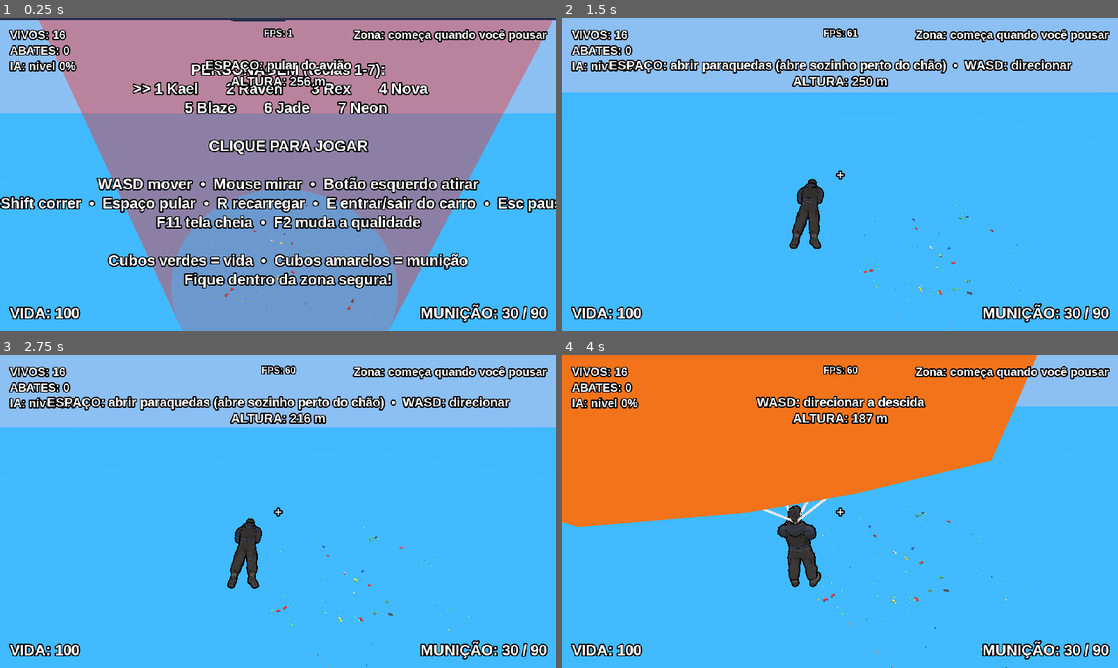
Above: before the commit, frames 1-4 (two rows, left to right).
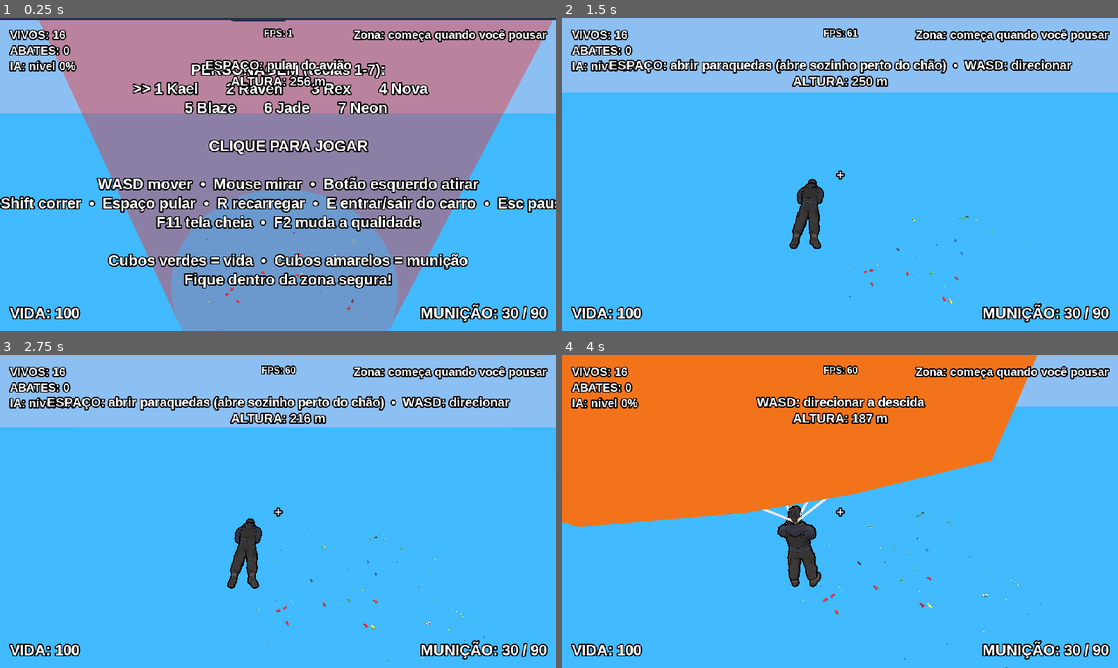
Above: after the commit, the same moments.

Repository: gueliu7-source/Last-Zone
Game: Godot game, scene res://main.tscn
Same seed, same stepped clock (60 frames per second), same inputs: the game is played once before the commit and once after it.
Inputs (mouse positions are in pixels of both pictures, inside the frame that each line leads up to):
- Up to frame 1 (0.25 s): no input
- Up to frame 2 (1.5 s): tap Enter at 0.5 s; move the mouse to (962, 158) at 0.52 s; hold D 0.53-1.28 s; hold R 0.53-1.28 s; click (962, 158) at 0.67 s; tap Space at 0.77 s; move the mouse to (812, 174) at 1.27 s; hold W from 1.28 s (still down); tap 1 at 1.35 s
- Up to frame 3 (2.75 s): keep holding W; tap Space at 1.52 s; move the mouse to (289, 505) at 2.02 s; tap 9 at 2.1 s
- Up to frame 4 (4 s): keep holding W; move the mouse to (834, 517) at 2.77 s; tap E at 2.85 s; click (834, 517) at 2.92 s; tap Space at 3.02, 3.77 s; move the mouse to (878, 514) at 3.52 s; hold Shift from 3.53 s (still down)

The runs differ from the first frame. In frame 1, less than 0.1% of the frame differs, in the area x 35-67%, y 59-100%; in frame 2, 0.1%; in frame 3, 0.1%; in frame 4, 0.2%, in the area x 43-87%, y 47-100%.

Commit message:
Predios e casas texturizados

Diff:
--- a/character.gd
+++ b/character.gd
@@ -93,6 +93,8 @@
     for e in outlines:
         e[0].next_pass = e[1] if l == 0 else null
     if anim != null and current != "death":
+        if l >= 2:
+            anim.advance(0.03)      # aplica a pose atual antes de pausar (senão fica em T)
         anim.playback_active = (l < 2)
 
 
--- a/main.gd
+++ b/main.gd
@@ -173,6 +173,10 @@
             root = res.instance()
     if root != null:
         add_child(root)
+        # textura dos prédios: vem embutida no island.glb (atlas); o material do jogo usa ela × cor do vértice
+        var atlas_tex = _find_atlas(root)
+        if atlas_tex != null:
+            island_mat.albedo_texture = atlas_tex
         _style_island(root, island_mat, grass_mat)
     else:
         # Sem o arquivo da ilha: chão plano de emergência
@@ -216,6 +220,18 @@
         wc.translation = w
         edge.add_child(wc)
     add_child(edge)
+
+
+func _find_atlas(node: Node):
+    if node is MeshInstance and node.mesh != null and node.mesh.get_surface_count() > 0:
+        var mt = node.mesh.surface_get_material(0)
+        if mt != null and mt is SpatialMaterial and mt.albedo_texture != null:
+            return mt.albedo_texture
+    for c in node.get_children():
+        var r = _find_atlas(c)
+        if r != null:
+            return r
+    return null
 
 
 func _style_island(node: Node, mat: Material, gmat: Material) -> void:
--- a/map_data.gd
+++ b/map_data.gd
@@ -17,21 +17,18 @@
 # centro x,y,z · tamanho x,y,z · giro em Y (rad)
 const BOXES = [
     [-57.42, 10.79, -3.19, 10.43, 18.63, 10.2, 3.14],
-    [-63, 6.92, 21.4, 8.88, 10.72, 13, 0],
-    [-53, 6.57, 20.49, 7.52, 9.54, 13, 0],
-    [-34.36, 12.33, -27.61, 12.18, 21.37, 11.91, 1.57],
-    [-39, 6.68, -3.4, 7.84, 9.77, 13, 0],
-    [-29, 6.49, -3.47, 8.37, 9.38, 13, 0],
-    [-33.45, 10.23, 20.92, 7.35, 16.86, 8.11, 4.71],
-    [-39, 6.44, 45.34, 7.54, 9.29, 13, 0],
-    [-29, 6.01, 45.17, 8.88, 8.43, 13, 0],
-    [-9.79, 9.4, -27.29, 6.58, 15.21, 7.25, 4.71],
-    [-10.32, 14.09, -3.66, 12.39, 24.58, 12.84, 0],
-    [-15, 6.63, 20.49, 8.73, 9.67, 13, 0],
-    [-5, 6.96, 19.53, 8.53, 10.32, 13, 0],
-    [-10.74, 11.88, 44.58, 11.43, 20.17, 11.18, 1.57],
-    [14.56, 10.83, -4.27, 10.06, 18.07, 9.84, 1.57],
-    [13.42, 11.39, 19.67, 10.78, 19.17, 10.55, 1.57],
+    [-57.97, 9.67, 20.65, 13.35, 15.95, 13.02, 0],
+    [-33.41, 12.27, -27.79, 12.1, 21.22, 11.83, 1.57],
+    [-34.48, 9.98, -3.6, 7.12, 16.36, 7.85, 1.57],
+    [-34.01, 11.13, 19.94, 10.64, 18.65, 10.4, 0],
+    [-34.81, 11.47, 44.81, 10.89, 19.34, 10.65, 1.57],
+    [-9.22, 11.58, -27.76, 8.56, 19.56, 9.44, 3.14],
+    [-15, 5.68, -3.48, 8.23, 7.76, 13, 0],
+    [-5, 7.1, -3.14, 8.46, 10.6, 13, 0],
+    [-9.74, 12.41, 19.64, 13.97, 21.22, 13.01, 0],
+    [-9.67, 10.39, 44.64, 9.67, 17.19, 9.45, 1.57],
+    [14.68, 11.06, -4.31, 8.02, 18.53, 8.84, 3.14],
+    [13.43, 7.51, 19.23, 13.1, 11.41, 12.3, 0],
     [78, 5.8, -86, 48, 4, 1, -0],
     [102, 5.8, -62, 48, 4, 1, -1.57],
     [63, 5.97, -38, 18, 4, 1, -0],
@@ -72,21 +69,21 @@
     [82, 5.04, 40, 6.1, 5.7, 2.5, 0],
     [36, 3.78, 60, 6.1, 3.1, 2.5, 0],
     [64, 4.6, 88, 4.32, 4.2, 4.32, 0.39],
-    [64.04, 3.3, 42.22, 1.5, 1.8, 1.5, 2.81],
-    [-106, 5.26, -23, 7.43, 7.91, 6.61, 0],
-    [-106, 4.94, -5, 7.05, 7.29, 7.75, 3.14],
-    [-78, 5.09, -23, 7.15, 7.57, 6.36, 0],
-    [-78, 4.92, -5, 7, 7.23, 7.7, 3.14],
-    [-100, 5.28, -36, 7.15, 7.95, 7.87, 1.57],
-    [-84, 5.3, 8, 7.75, 8.25, 6.89, 4.71],
-    [-114, 5.14, 0, 6.85, 7.68, 7.53, 3.14],
-    [-70, 5.18, -28, 7.78, 8.54, 6.92, 0],
-    [-114, 5.05, -28, 6.7, 7.48, 7.37, 0],
+    [-106, 4.99, -23, 7.07, 7.37, 7.78, 0],
+    [-106, 4.73, -5, 6.57, 6.85, 7.22, 3.14],
+    [-78, 5.25, -23, 6.98, 7.9, 7.55, 0],
+    [-78, 4.98, -5, 7.15, 7.37, 7.87, 3.14],
+    [-100, 5.13, -36, 6.86, 7.66, 7.55, 1.57],
+    [-84, 4.94, 8, 7.2, 7.55, 7.93, 4.71],
+    [-114, 5.33, 0, 7.26, 8.06, 7.98, 3.14],
+    [-70, 5.04, -28, 7.45, 8.23, 6.63, 0],
+    [-114, 5.58, -28, 7.6, 8.53, 6.76, 0],
     [-82, 5.53, -34, 9, 8.45, 14, 0],
     [-82, 8.62, -44, 2.6, 12.5, 2.6, 0],
     [-82, 16.57, -44, 5.4, 3.4, 5.4, 0],
     [-96, 2.9, -10, 1.7, 1.6, 1.7, 0],
     [-86, 2.9, -8, 1.7, 1.6, 1.7, 0],
+    [-110, 2.9, -12, 1.7, 1.6, 1.7, 0],
     [-33, 2.45, 98, 6.1, 3.1, 2.5, 0],
     [-24, 3.75, 98, 6.1, 5.7, 2.5, 0],
     [-15, 2.45, 98, 6.1, 3.1, 2.5, 0],
@@ -127,8 +124,10 @@
     [81, 2.91, 21, 4, 2, 0.3, -1.57],
     [81, 2.81, 25, 4, 2, 0.3, -1.57],
     [81, 2.76, 29, 4, 2, 0.3, -1.57],
-    [106.2, 3.12, 20.52, 1.7, 1.6, 1.7, 0],
-    [88.82, 3.14, 20.46, 1.7, 1.6, 1.7, 0],
+    [118.67, 2.65, 24.94, 1.7, 1.6, 1.7, 0],
+    [122.41, 2.32, 23.18, 1.7, 1.6, 1.7, 0],
+    [99.72, 3.25, 26.29, 1.7, 1.6, 1.7, 0],
+    [104.89, 3.11, 19.9, 1.7, 1.6, 1.7, 0],
     [0, 10.15, -98, 2.6, 10.5, 2.6, 0],
     [0, 17.1, -98, 5.4, 3.4, 5.4, 0],
     [5.73, 6, -96.23, 3.2, 1.1, 1, 0],
@@ -136,13 +135,14 @@
     [-5.73, 5.75, -99.77, 3.2, 1.1, 1, 3.14],
     [1.77, 5.75, -103.73, 3.2, 1.1, 1, 4.71],
     [-70, 7.15, -80, 7.5, 5.35, 6, 0.3],
-    [-42.2, 5.13, -104.48, 0.7, 6.42, 0.7, 0],
-    [-58.52, 5.28, -101.94, 0.7, 6.81, 0.7, 0],
-    [-96.57, 7.21, -60.36, 0.7, 6.43, 0.7, 0],
-    [-57.14, 9.27, -88.35, 0.7, 7.55, 0.7, 0],
-    [-66.8, 6.44, -95.14, 0.7, 5.35, 0.7, 0],
-    [-76.52, 6.16, -52.02, 0.7, 5.65, 0.7, 0],
-    [-61.45, 8.24, -88.76, 0.7, 5.8, 0.7, 0],
+    [-50.04, 7.66, -59.56, 0.7, 7.55, 0.7, 0],
+    [-78.69, 9.35, -77.71, 0.7, 7.88, 0.7, 0],
+    [-93.42, 6.68, -62.89, 0.7, 5.38, 0.7, 0],
+    [-80.97, 7.57, -54.74, 0.7, 7.79, 0.7, 0],
+    [-99.65, 7.87, -58.93, 0.7, 8.27, 0.7, 0],
+    [-65.18, 7.48, -64.7, 0.7, 5.59, 0.7, 0],
+    [-77.29, 6.89, -53.63, 0.7, 6.8, 0.7, 0],
+    [-46.93, 8.86, -88.78, 0.7, 5.41, 0.7, 0],
     [-46.77, 6.03, -50.21, 0.7, 5.88, 0.7, 0],
     [-44.86, 8.35, -72.09, 0.7, 5.92, 0.7, 0],
     [-93.29, 7.06, -58.11, 0.7, 6.04, 0.7, 0],
@@ -460,10 +460,7 @@
     [-53.58, 8.51, -91.23, 0.7, 6.6, 0.7, 0],
     [-36.92, 8.26, -64.27, 0.7, 6.71, 0.7, 0],
     [-60.45, 8.14, -84.18, 0.7, 5.17, 0.7, 0],
-    [-63.73, 7.23, -52.4, 0.7, 8.16, 0.7, 0],
-    [-64.49, 7.81, -69.26, 0.7, 5.34, 0.7, 0],
-    [-100.58, 6.42, -61.1, 0.7, 5.77, 0.7, 0],
-    [-84.39, 5.45, -91.87, 0.7, 6.25, 0.7, 0],
+    [-43.83, 6.24, 80.67, 0.7, 5.32, 0.7, 0],
     [-3.08, 6.54, 80.62, 0.7, 7.72, 0.7, 0],
     [-87.68, 6.21, 46.59, 0.7, 6.32, 0.7, 0],
     [-38.38, 7.91, 78.44, 0.7, 7.11, 0.7, 0],
@@ -707,56 +704,54 @@
     [-20.75, 7.9, -49.97, 0.7, 7.63, 0.7, 0],
     [-11.03, 11.58, -71.95, 0.7, 5.97, 0.7, 0],
     [124.73, 5.09, -2.68, 0.7, 6.2, 0.7, 0],
-    [21.11, 7.74, -99.1, 0.7, 6.09, 0.7, 0],
-    [-81.02, 5.01, 62.73, 0.7, 5.35, 0.7, 0],
-    [-131.92, 1.67, 20.41, 2.14, 1.75, 1.95, 0],
-    [116.88, 2.15, 48.77, 2.81, 2.3, 2.55, 0],
-    [-100.02, 1.45, -90.4, 2.05, 1.68, 1.87, 0],
-    [-124.39, 2.27, -45.22, 3, 2.45, 2.73, 0],
-    [-122.14, 1.46, -62.53, 2.19, 1.79, 1.99, 0],
-    [69.55, 1.74, 104.29, 1.99, 1.63, 1.81, 0],
-    [-15.88, 2.05, 117.04, 2.87, 2.35, 2.61, 0],
-    [120.34, 2.04, 39.33, 2.59, 2.12, 2.35, 0],
-    [92.27, 1.43, 92.56, 2.24, 1.83, 2.04, 0],
-    [-138.38, 1.51, 15.06, 2.41, 1.97, 2.19, 0],
-    [119.6, 1.49, -20.12, 1.5, 1.23, 1.37, 0],
-    [-139.58, 1.46, -21.11, 2.77, 2.26, 2.51, 0],
-    [-78.04, 1.59, -103.87, 2.97, 2.43, 2.7, 0],
-    [-117.68, 1.57, 45.59, 2.08, 1.7, 1.89, 0],
-    [108.03, 1.74, 64.6, 1.35, 1.11, 1.23, 0],
-    [59.1, 1.63, 109.11, 2.07, 1.69, 1.88, 0],
-    [86.73, 1.67, 94.74, 1.81, 1.48, 1.64, 0],
-    [70.15, 1.61, 105.45, 1.85, 1.52, 1.68, 0],
-    [-120.45, 1.96, 36.58, 3.04, 2.49, 2.77, 0],
-    [-58.56, 1.44, 91.38, 2, 1.64, 1.82, 0],
-    [-123.53, 1.75, -57.1, 2.54, 2.07, 2.3, 0],
-    [71.4, 1.51, 104.56, 1.54, 1.26, 1.4, 0],
-    [-51.16, 1.43, -108.48, 1.86, 1.52, 1.69, 0],
-    [-11.59, 1.83, -110.55, 2.66, 2.18, 2.42, 0],
-    [-65.96, 1.97, -104.47, 2.98, 2.44, 2.71, 0],
-    [88.37, 1.97, 92.76, 2.77, 2.27, 2.52, 0],
-    [-136.57, 1.82, -19.04, 2.91, 2.38, 2.64, 0],
-    [-70.55, 1.59, 80.73, 2.27, 1.85, 2.06, 0],
-    [43.77, 1.5, 120.68, 2.38, 1.95, 2.17, 0],
-    [55.19, 1.31, 116.73, 1.85, 1.51, 1.68, 0],
-    [-15.53, 1.8, -108.54, 2.9, 2.38, 2.64, 0],
-    [53.4, 1.7, 109.94, 1.98, 1.62, 1.8, 0],
-    [119.84, 2.06, -15.75, 2.69, 2.2, 2.45, 0],
-    [-69.87, 1.83, -102.61, 2.38, 1.95, 2.16, 0],
-    [112.22, 1.45, 68.05, 1.76, 1.44, 1.6, 0],
-    [-138.38, 1.63, 1.07, 2.66, 2.18, 2.42, 0],
-    [-90.37, 1.66, 70.12, 2.59, 2.12, 2.35, 0],
-    [129.81, 1.66, 26.94, 2.96, 2.42, 2.69, 0],
-    [-43.53, 1.53, -111.36, 3.01, 2.47, 2.74, 0],
-    [62.51, 1.52, -104.77, 1.52, 1.25, 1.38, 0],
-    [67.12, 1.81, 103.3, 1.51, 1.23, 1.37, 0],
-    [-125.55, 1.39, -59.49, 1.73, 1.41, 1.57, 0],
-    [121.48, 1.84, 36.98, 1.77, 1.45, 1.61, 0],
-    [-7.2, 2.05, 118.9, 2.86, 2.34, 2.6, 0],
-    [62.45, 1.59, 110.04, 2.45, 2, 2.22, 0],
-    [54.38, 1.77, 110.53, 2.44, 1.99, 2.22, 0],
-    [126.52, 1.57, 31.71, 2.25, 1.84, 2.04, 0],
-    [126.37, 1.66, 30.5, 2.58, 2.11, 2.34, 0],
+    [125.46, 1.42, 41.97, 1.68, 1.37, 1.52, 0],
+    [49.66, 1.83, 113.26, 2.96, 2.42, 2.69, 0],
+    [-122.28, 1.69, 45.66, 3, 2.46, 2.73, 0],
+    [-58.81, 1.87, 86.31, 2.94, 2.41, 2.67, 0],
+    [-44.46, 1.72, 96.6, 1.85, 1.52, 1.68, 0],
+    [-84.9, 1.55, -97.23, 1.58, 1.29, 1.43, 0],
+    [-116.97, 1.55, 52.02, 2.57, 2.1, 2.34, 0],
+    [-115.68, 1.32, -71.77, 1.34, 1.1, 1.22, 0],
+    [-129.87, 1.56, 38.64, 2.83, 2.31, 2.57, 0],
+    [2.99, 1.59, 127.47, 1.39, 1.13, 1.26, 0],
+    [-24.84, 1.83, -106.61, 1.58, 1.29, 1.44, 0],
+    [-131.17, 1.75, -39.33, 2.66, 2.17, 2.41, 0],
+    [120.79, 1.9, 39.07, 2.05, 1.68, 1.86, 0],
+    [-134.65, 1.8, -13.62, 1.6, 1.31, 1.45, 0],
+    [-137.35, 1.68, -2.39, 2.46, 2.01, 2.24, 0],
+    [58.73, 1.32, -111.83, 2.17, 1.78, 1.97, 0],
+    [-86.96, 1.44, -96.74, 1.38, 1.13, 1.25, 0],
+    [20.61, 1.54, 126.58, 2.53, 2.07, 2.3, 0],
+    [-11.61, 1.83, -109.27, 1.94, 1.58, 1.76, 0],
+    [4.86, 2.04, 124.49, 3.06, 2.51, 2.78, 0],
+    [57.07, 1.34, -108.99, 1.55, 1.27, 1.41, 0],
+    [-129.89, 1.47, 33.99, 2.06, 1.68, 1.87, 0],
+    [-110.79, 1.65, 48.25, 1.59, 1.3, 1.45, 0],
+    [120.95, 1.54, -17.16, 1.59, 1.3, 1.44, 0],
+    [124.76, 1.48, 48.4, 2.17, 1.78, 1.97, 0],
+    [-137.49, 1.4, 16.28, 1.69, 1.39, 1.54, 0],
+    [126.23, 1.44, -18.33, 2.08, 1.7, 1.89, 0],
+    [-93.69, 1.69, 67.5, 2.75, 2.25, 2.5, 0],
+    [-103.41, 1.99, 55.65, 3.05, 2.5, 2.77, 0],
+    [-132.64, 1.53, 34.01, 2.74, 2.24, 2.49, 0],
+    [63.31, 1.54, -110.57, 2.96, 2.42, 2.69, 0],
+    [12.75, 1.94, -109.59, 3.06, 2.5, 2.78, 0],
+    [-134.21, 1.84, -12.72, 1.52, 1.24, 1.38, 0],
+    [116.1, 1.33, 64.99, 1.81, 1.48, 1.65, 0],
+    [117.41, 1.6, -28.35, 2.14, 1.75, 1.94, 0],
+    [-25.17, 1.87, 115.83, 2.06, 1.68, 1.87, 0],
+    [-82.08, 2.02, -99.31, 2.61, 2.14, 2.38, 0],
+    [-56.78, 1.55, 87.87, 1.64, 1.34, 1.49, 0],
+    [-58.61, 1.36, -108.29, 1.66, 1.36, 1.51, 0],
+    [22.56, 1.34, 129.04, 2.42, 1.98, 2.2, 0],
+    [-134.01, 1.8, 6.04, 1.69, 1.39, 1.54, 0],
+    [-48.2, 1.91, 92.84, 2.34, 1.91, 2.13, 0],
+    [123.23, 1.97, -12.2, 2.22, 1.81, 2.01, 0],
+    [-133.49, 1.49, -36.56, 2.24, 1.83, 2.04, 0],
+    [48.01, 1.85, 111.65, 2.58, 2.11, 2.35, 0],
+    [51.49, 1.65, -109.23, 2.73, 2.23, 2.48, 0],
+    [-44.35, 1.74, 98.12, 1.94, 1.59, 1.76, 0],
+    [44.36, 1.48, -107.97, 1.39, 1.13, 1.26, 0],
     [-11.72, 1.77, 115.49, 1.62, 1.33, 1.47, 0],
     [-130.01, 1.92, 19.24, 2.46, 2.02, 2.24, 0],
     [100.01, 1.82, 80.14, 2.39, 1.96, 2.18, 0],
@@ -780,42 +775,22 @@
     [127.32, 1.45, -14.75, 2.14, 1.75, 1.94, 0],
     [127.96, 1.56, 35.23, 2.71, 2.21, 2.46, 0],
     [44.48, 1.56, -107.81, 1.69, 1.38, 1.53, 0],
-    [-131.75, 1.61, 28.74, 2.55, 2.09, 2.32, 0],
-    [62.06, 1.3, 113.49, 1.6, 1.31, 1.45, 0],
-    [34.4, 1.69, -110.8, 2.62, 2.14, 2.38, 0],
-    [5.67, 1.99, 125.99, 2.89, 2.37, 2.63, 0],
-    [109.76, 1.83, 63.58, 1.83, 1.5, 1.66, 0],
-    [-133.35, 1.94, -18.84, 1.93, 1.58, 1.75, 0],
-    [-94.39, 1.93, -87.99, 1.88, 1.54, 1.71, 0],
-    [24.3, 1.47, 122.55, 1.63, 1.33, 1.48, 0],
-    [9.86, 1.56, 126.07, 1.62, 1.32, 1.47, 0],
-    [4.7, 1.76, 127.12, 2.13, 1.74, 1.94, 0],
-    [104.36, 1.78, 70.39, 1.48, 1.21, 1.34, 0],
-    [4.37, 2.05, 125.48, 3.08, 2.52, 2.8, 0],
-    [49.1, 1.39, -110.01, 1.62, 1.33, 1.48, 0],
-    [38.83, 1.88, -106.27, 1.62, 1.32, 1.47, 0],
-    [-140.07, 1.45, -4.89, 2.3, 1.88, 2.09, 0],
-    [123.71, 1.35, -32.28, 2.06, 1.68, 1.87, 0],
-    [7.65, 2, 119.89, 2.74, 2.24, 2.49, 0],
 ]
 
 const LOOT = [
     Vector3(-57.42, 3.28, -11),
-    Vector3(-63, 3.35, 30.4),
-    Vector3(-53, 3.4, 11.49),
-    Vector3(-25.66, 3.4, -27.61),
-    Vector3(-39, 3.4, 5.6),
-    Vector3(-29, 3.4, -12.47),
-    Vector3(-40.17, 3.4, 20.92),
-    Vector3(-39, 3.4, 36.34),
-    Vector3(-29, 3.66, 54.17),
-    Vector3(-16.06, 3.4, -27.29),
-    Vector3(-10.32, 3.4, 5.26),
-    Vector3(-15, 3.4, 29.49),
-    Vector3(-5, 3.4, 10.53),
-    Vector3(-2.42, 3.47, 44.58),
-    Vector3(22.19, 3.97, -4.27),
-    Vector3(21.41, 3.92, 19.67),
+    Vector3(-57.97, 3.4, 11.64),
+    Vector3(-24.74, 3.4, -27.79),
+    Vector3(-27.89, 3.4, -3.6),
+    Vector3(-34.01, 3.4, 27.86),
+    Vector3(-26.76, 3.4, 44.81),
+    Vector3(-9.22, 3.51, -35.17),
+    Vector3(-15, 3.4, 5.52),
+    Vector3(-5, 3.4, 5.86),
+    Vector3(-9.74, 3.4, 10.64),
+    Vector3(-2.25, 3.47, 44.64),
+    Vector3(14.68, 3.47, -11.42),
+    Vector3(13.43, 3.4, 10.58),
     Vector3(68, 5.2, -62),
     Vector3(92, 5.2, -68),
     Vector3(92, 5.2, -54),
@@ -823,15 +798,15 @@
     Vector3(62.86, 3.3, 52),
     Vector3(76, 3.3, 43.38),
     Vector3(45.14, 3.3, 78),
-    Vector3(-106, 2.9, -17.06),
-    Vector3(-106, 2.9, -11.54),
-    Vector3(-78, 2.9, -17.19),
-    Vector3(-78, 2.9, -11.51),
-    Vector3(-93.4, 2.9, -36),
-    Vector3(-90.09, 2.9, 8),
-    Vector3(-114, 2.9, -6.42),
-    Vector3(-70, 2.88, -21.9),
-    Vector3(-114, 2.9, -21.66),
+    Vector3(-106, 2.9, -16.45),
+    Vector3(-106, 2.9, -11.26),
+    Vector3(-78, 2.9, -16.57),
+    Vector3(-78, 2.9, -11.6),
+    Vector3(-93.57, 2.9, -36),
+    Vector3(-90.63, 2.9, 8),
+    Vector3(-114, 2.9, -6.66),
+    Vector3(-70, 2.88, -22.05),
+    Vector3(-114, 2.9, -21.98),
     Vector3(-82, 2.9, -24.5),
     Vector3(-13.58, 2, 90),
     Vector3(0, 2.91, 83.38),
@@ -840,85 +815,85 @@
     Vector3(97, 3.14, 23.26),
     Vector3(115, 2.99, 22.5),
     Vector3(-68.37, 6.09, -74.75),
-    Vector3(-26.69, 3.4, 32.87),
-    Vector3(-21.27, 3.4, -23.78),
-    Vector3(-9.14, 3.4, 5.75),
-    Vector3(-32.6, 3.4, 32.2),
-    Vector3(-29.44, 3.4, 7.28),
-    Vector3(4.53, 3.4, -14.77),
-    Vector3(-20.48, 3.4, -21.34),
-    Vector3(-28.26, 3.4, 28.71),
-    Vector3(-25.39, 3.4, 14.25),
-    Vector3(-19.65, 3.4, -20.63),
-    Vector3(-47.88, 3.4, -1.94),
-    Vector3(-20.88, 3.4, -14.43),
-    Vector3(-16.24, 3.4, -17.82),
-    Vector3(-28.6, 3.4, 29.46),
-    Vector3(84.03, 5.2, -49.61),
-    Vector3(84.5, 5.2, -79.85),
-    Vector3(78.53, 5.2, -59.32),
-    Vector3(85.73, 5.2, -49.74),
-    Vector3(84.92, 5.2, -50.15),
-    Vector3(62.55, 5.2, -60.77),
-    Vector3(79.3, 5.2, -47.47),
-    Vector3(90.8, 5.2, -46.22),
-    Vector3(44.88, 3.3, 75.41),
-    Vector3(68.23, 3.3, 65.36),
-    Vector3(64.44, 3.3, 67.14),
-    Vector3(53.48, 3.3, 65.02),
-    Vector3(77.49, 3.3, 78.87),
-    Vector3(62.69, 3.3, 46.35),
-    Vector3(77.73, 3.3, 78.78),
-    Vector3(66.25, 3.3, 44.87),
-    Vector3(-111.53, 2.9, -11.57),
-    Vector3(-91.27, 2.9, -25.1),
-    Vector3(-90.54, 2.9, 0.81),
-    Vector3(-101.54, 2.9, -15.18),
-    Vector3(-93.5, 2.9, -16.55),
-    Vector3(-89.91, 2.9, -4.02),
-    Vector3(-18.23, 2, 128.95),
-    Vector3(-17.96, 2, 116.44),
-    Vector3(-24.02, 2, 112.71),
-    Vector3(0.63, 2, 119.23),
-    Vector3(-5.22, 1.99, 127.32),
-    Vector3(-19.14, 2, 115.66),
-    Vector3(97.23, 3.1, 10.81),
-    Vector3(93.61, 3.1, 5),
-    Vector3(104.7, 3.1, -8.56),
-    Vector3(111.82, 3.1, -4.46),
-    Vector3(107.84, 3.1, 16.85),
-    Vector3(5.53, 6, -98.78),
-    Vector3(5.16, 6, -100.65),
-    Vector3(2.25, 6.08, -91.56),
-    Vector3(-56.49, 5.81, -72.31),
-    Vector3(-82.9, 5.34, -68.4),
-    Vector3(-83.32, 4.3, -54.07),
-    Vector3(-56.83, 6.15, -87.79),
-    Vector3(-66.05, 5.98, -88.13),
-    Vector3(-54.02, 5.22, -67.42),
+    Vector3(-12.86, 3.4, 33.26),
+    Vector3(-24.57, 3.4, -10.12),
+    Vector3(1.6, 3.4, 6.67),
+    Vector3(-35.93, 3.4, 9.67),
+    Vector3(3.35, 3.4, 32.33),
+    Vector3(-20.86, 3.4, -20.88),
+    Vector3(2.38, 3.4, -14.62),
+    Vector3(3.74, 3.4, 32.18),
+    Vector3(-15.86, 3.4, 29.03),
+    Vector3(6.76, 3.4, -1.33),
+    Vector3(-39.11, 3.4, -13.91),
+    Vector3(-19.37, 3.4, 34.67),
+    Vector3(-13.01, 3.4, 9.1),
+    Vector3(-39.18, 3.4, 5.88),
+    Vector3(80.3, 5.2, -51.02),
+    Vector3(77.75, 5.2, -43.35),
+    Vector3(83.95, 5.2, -46.43),
+    Vector3(78.04, 5.2, -57.11),
+    Vector3(71.38, 5.2, -61.22),
+    Vector3(98.49, 5.2, -54.05),
+    Vector3(92.06, 5.2, -45.15),
+    Vector3(76.15, 5.2, -82.3),
+    Vector3(65.16, 3.3, 44.42),
+    Vector3(71.91, 3.3, 69.64),
+    Vector3(64.9, 3.3, 58.04),
+    Vector3(73.72, 3.3, 73.22),
+    Vector3(71.67, 3.3, 76.14),
+    Vector3(72.61, 3.3, 80.87),
+    Vector3(47.9, 3.3, 66.13),
+    Vector3(69.51, 3.3, 65.9),
+    Vector3(-86.15, 2.9, -21.37),
+    Vector3(-93.45, 2.9, -33.81),
+    Vector3(-88.67, 2.9, -1.13),
+    Vector3(-97.45, 2.9, -18.51),
+    Vector3(-78.17, 2.9, -12.78),
+    Vector3(-92.54, 2.9, -33.47),
+    Vector3(-16.05, 2, 117.76),
+    Vector3(-19.82, 2, 112.44),
+    Vector3(-15.83, 2, 104.9),
+    Vector3(-19.9, 2, 113.17),
+    Vector3(-21.26, 2, 127.08),
+    Vector3(-5.46, 1.99, 127.33),
+    Vector3(116.28, 3.1, -0.47),
+    Vector3(113.55, 3.1, 1.4),
+    Vector3(103.44, 3.1, 11.4),
+    Vector3(101.12, 3.11, -6.99),
+    Vector3(114.16, 3.1, 10.81),
+    Vector3(5.51, 6, -102.11),
+    Vector3(-5.24, 6, -101.59),
+    Vector3(5.18, 6, -98.22),
+    Vector3(-84.54, 4.86, -82.81),
+    Vector3(-81.89, 5.04, -85.08),
+    Vector3(-75.66, 5.37, -65.45),
+    Vector3(-67.64, 1.67, -106.65),
+    Vector3(-49.77, 6.1, -75.34),
+    Vector3(-75.32, 4.99, -63.1),
 ]
 
 # x, y, z, giro Y (Godot) — carros dirigíveis
 const CARS = [
-    [13.65, 2.95, 5.5, 1.57],
-    [4.5, 2.95, -7.56, 0],
-    [72, 4.75, -54, -1.57],
+    [-24.5, 2.95, 39.85, 0],
+    [-19.5, 2.95, 44.16, 0],
+    [72, 4.75, -54, 1.57],
     [78, 4.75, -54, 1.97],
-    [84, 4.75, -54, -1.57],
-    [-96, 2.45, -12, -1.57],
+    [84, 4.75, -54, 1.57],
+    [-96, 2.45, -12, 1.57],
     [-88, 2.45, -12, 1.57],
     [-22, 1.55, 107.6, -1.57],
     [-12, 1.55, 107.6, -1.57],
-    [6.69, 3.3, 42.29, 0.89],
-    [-0.3, 2.95, -21, 0],
-    [100.03, 3.56, -23.42, 0.36],
-    [-0.09, 8.53, -67.15, -0.07],
-    [-24.3, 2.95, 33, -3.14],
-    [-43.7, 2.95, 24, -3.14],
-    [-6, 2.95, 34.3, -1.57],
-    [15, 3.3, 29.7, 1.57],
-    [-3.31, 5.49, -53, 3.14],
-    [21, 4.26, -13.7, -1.57],
+    [-43.7, 2.92, -30, -3.14],
+    [33.24, 2.85, 65.21, 1.11],
+    [-48.3, 2.95, 3, 0],
+    [31.47, 5.37, -2.37, -0.47],
+    [4.3, 2.95, 24, 0],
+    [-0.09, 8.53, -67.15, 3.07],
+    [-21, 2.95, 10.3, 1.57],
+    [97.9, 3.74, -21.65, 3.48],
+    [-93.55, 2.45, 4, 0],
+    [37.35, 5.22, -21.41, 2.62],
 ]
 
 # segmentos de estrada: x0, z0, x1, z1, meia-largura
@@ -1419,57 +1394,59 @@
 ]
 
 const SPAWNS = [
-    Vector3(41.84, 4.43, 34.83),
-    Vector3(-49.83, 5.37, 67.57),
-    Vector3(-53.27, 6.83, -81.52),
-    Vector3(-57.12, 4.06, 42.07),
-    Vector3(-96.4, 3.3, -0.64),
-    Vector3(-124.42, 3.51, -26.8),
-    Vector3(-74.19, 5.76, -65.11),
-    Vector3(23.48, 5.22, -40.64),
-    Vector3(35.59, 6.3, 5.92),
-    Vector3(76.87, 3.63, 33.44),
-    Vector3(29.73, 4.32, -101.25),
-    Vector3(-8.27, 4.37, 69.88),
-    Vector3(80.28, 4.18, -97.81),
-    Vector3(-38.85, 4.77, -54.99),
-    Vector3(-110.69, 3.32, 27.04),
-    Vector3(-83.29, 4.69, -87.05),
-    Vector3(8.21, 9.11, -69.2),
+    Vector3(31.28, 5.42, -41.36),
     Vector3(41.78, 5.66, -61.91),
     Vector3(73.98, 5.8, -14.3),
+    Vector3(66.86, 3.7, 38.38),
     Vector3(-50.86, 3.68, -24.27),
     Vector3(-81.27, 3.94, 37.15),
+    Vector3(-5.62, 4.34, 57.94),
     Vector3(-8.75, 6.01, -53.93),
+    Vector3(12.24, 10.93, -78.82),
+    Vector3(-112.55, 3.97, -35.13),
+    Vector3(-38.63, 8.05, -87.42),
+    Vector3(-44.35, 3.98, -48.09),
+    Vector3(25.17, 5.03, 42.64),
     Vector3(34.22, 3.62, 73.98),
+    Vector3(-96.95, 3.3, -3.68),
     Vector3(112.44, 3.42, 37.79),
     Vector3(113.3, 3.14, -45.46),
+    Vector3(-79.53, 6.32, -77.07),
+    Vector3(-54.67, 5.28, 63.29),
     Vector3(85.97, 3.7, 71.25),
     Vector3(-76.92, 3.65, 63.27),
+    Vector3(21.11, 5.73, -99.03),
+    Vector3(-27.04, 5.24, 73.33),
     Vector3(109.92, 4.93, -70.74),
-    Vector3(8.25, 4.01, 38.54),
     Vector3(82.86, 5.6, -49.52),
-    Vector3(-24.56, 9.9, -81.62),
-    Vector3(-27.16, 3.8, 12.83),
     Vector3(77.28, 4.17, 10.57),
+    Vector3(78.92, 4.01, -98.39),
+    Vector3(45.1, 5.49, 21.74),
+    Vector3(23.37, 4.41, -1.28),
     Vector3(-126.18, 3.29, 9.37),
+    Vector3(-18.59, 10.12, -77.79),
     Vector3(-103.1, 3.02, -73.23),
-    Vector3(-26.17, 4.3, 56.48),
-    Vector3(-99.43, 4.78, -51.5),
+    Vector3(-71.73, 4.25, -52.37),
+    Vector3(-10.17, 3.8, 35.89),
+    Vector3(47.32, 4.95, -90.09),
     Vector3(119.2, 3.5, 4.19),
+    Vector3(90.07, 3.59, 31.94),
+    Vector3(-127.33, 3.52, -17.23),
     Vector3(53.75, 6.34, -27.21),
     Vector3(-3.26, 5.23, -108.75),
-    Vector3(-70.76, 3.18, -38.12),
+    Vector3(15.03, 4.47, -23.5),
+    Vector3(-50.27, 3.8, 39.08),
     Vector3(46.98, 3.41, 94.14),
-    Vector3(58.23, 3.93, -94.79),
+    Vector3(-57.71, 3.51, -99.97),
+    Vector3(-27.94, 3.8, -11.26),
     Vector3(70.98, 3.04, 97.8),
-    Vector3(14.61, 4.2, -20.24),
+    Vector3(-104.69, 3.51, 22.81),
     Vector3(105.98, 3.35, -18.12),
-    Vector3(-35.97, 3.23, -103.63),
+    Vector3(11.76, 3.25, 73.49),
     Vector3(-72.4, 3.16, 13.57),
-    Vector3(55.36, 5.14, 16.07),
+    Vector3(-96.69, 4.87, -51.67),
+    Vector3(-58.41, 6.11, -70.63),
     Vector3(-42.6, 3.09, 89.38),
-    Vector3(65.83, 3.7, 57.54),
-    Vector3(-17.28, 3.8, -28.25),
-    Vector3(25.47, 4.25, 52.42),
+    Vector3(50.96, 6.12, -3.58),
+    Vector3(-85.43, 3.3, -22.98),
 ]
